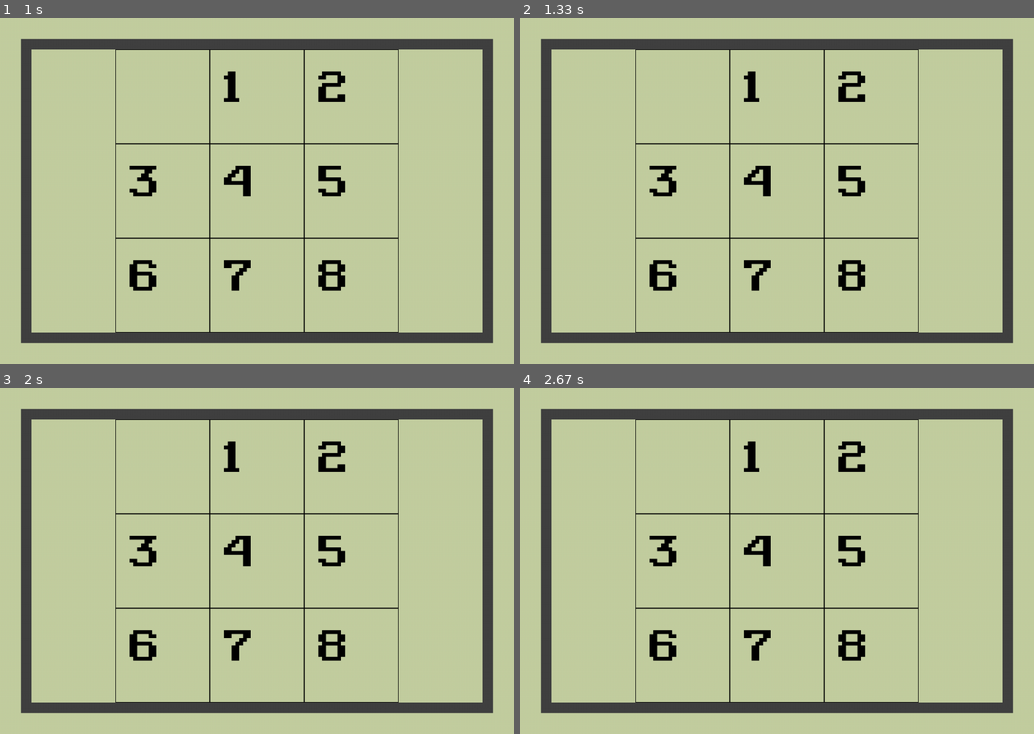
Above: before the commit, frames 1-4 (two rows, left to right).
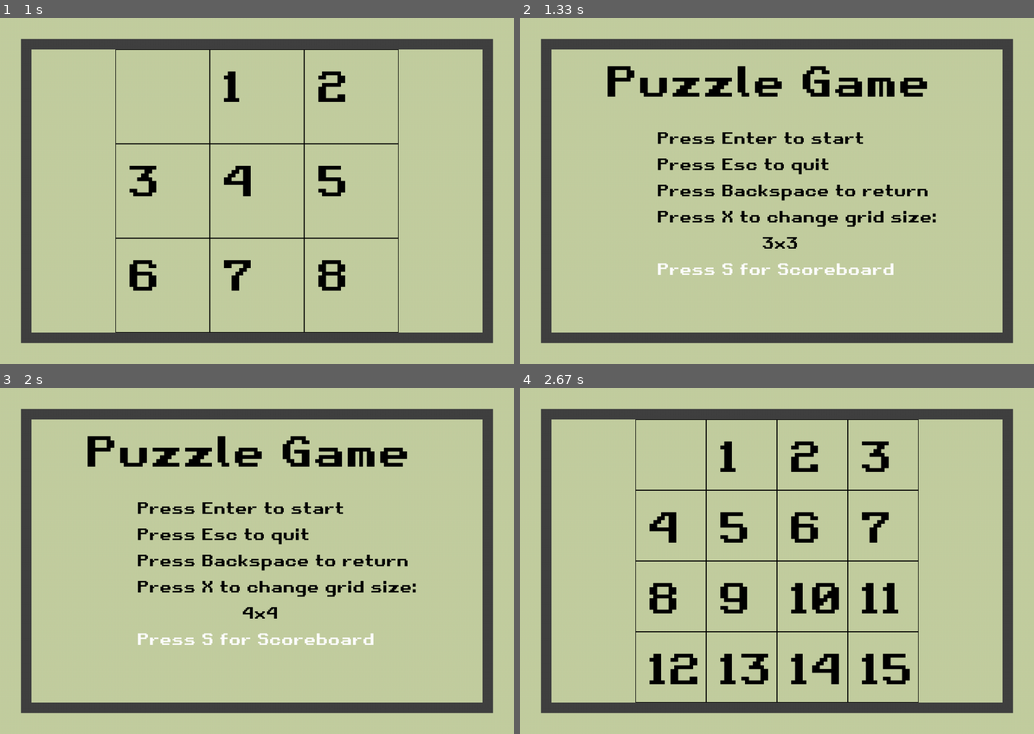
Above: after the commit, the same moments.

Repository: hugo-andriamaromanana/puzzle
Game: pygame game, started from main.py
Same seed, same stepped clock (60 frames per second), same inputs: the game is played once before the commit and once after it.
Inputs:
- Up to frame 1 (1 s): tap 1 at 0.33 s; tap Enter at 0.67 s
- Up to frame 2 (1.33 s): tap Space at 1 s
- Up to frame 3 (2 s): tap X at 1.33 s; type "ann" at 1.67 s
- Up to frame 4 (2.67 s): tap Enter at 2 s

Frame 1 is identical in both runs. In frame 2, 8.2% of the frame differs, in the area x 17-81%, y 9-91%; in frame 3, 8.2%; in frame 4, 8.5%, in the area x 22-78%, y 9-91%.

Commit message:
[ADD] Working tester

Diff:
--- a/main.py
+++ b/main.py
@@ -21,8 +21,9 @@
                     state = 'Theme'
                 if RETURN_KEYDOWN(event):
                     game_grid = init_game()
+                    WINNING_POS = [str(i) for i in range(
+                            1, settings['WIDTH_BORDER']*settings['HEIGHT_BORDER'])]+['0']
                     dynamic_font_size = modify_dynamic_font_size(settings)
-                    print(settings['CELL_SIZE'])
                     state = 'Game'
                 if X_KEYDOWN(event):
                     settings = change_grid_size(settings)
@@ -35,9 +36,22 @@
                               current_theme, dynamic_font_size)
                     score = add_score(score)
                 if not check_win(game_grid, WINNING_POS):
+                    print(score)
                     state = 'Menu'
                 # ------------------------------------------------------------
-                if BACKSPACE_KEYDOWN(event):
+                if SPACEBAR_KEYDOWN(event):
+                    game_grid=WINNING_POS
+                    draw_grid(settings, game_grid,
+                           current_theme, dynamic_font_size)
+                # ------------------------------------------------------------
+            if state == 'Win':
+
+                for event in events:
+                    running = ESC_KEYDOWN(event)
+                    if BACKSPACE_KEYDOWN(event):
                         state = 'Menu'
-                # ------------------------------------------------------------
+                    if RETURN_KEYDOWN(event):
+                        game_grid = init_game()
+                        dynamic_font_size = modify_dynamic_font_size(settings)
+                        state = 'Game'
         pygame.display.update()
--- a/pygame_functions.py
+++ b/pygame_functions.py
@@ -59,11 +59,17 @@
         settings['WIDTH_BORDER']*settings['HEIGHT_BORDER'])]
     settings['CELL_SIZE'] = int(
         math.sqrt((540*540)//(settings['WIDTH_BORDER']*settings['HEIGHT_BORDER'])))
+
     return game_grid
 
 
 def add_score(score):
     return score+1
+
+def quick_cheat(game_grid):
+    game_grid = WINNING_POS
+    return game_grid
+
 
 # ------------------------------------------------------------
 
--- a/state.py
+++ b/state.py
@@ -8,6 +8,9 @@
         return False
     return True
 
+def SPACEBAR_KEYDOWN(event):
+    if event.type == pygame.KEYDOWN and event.key == pygame.K_SPACE:
+        return True
 
 def BACKSPACE_KEYDOWN(event):
     if event.type == pygame.KEYDOWN and event.key == pygame.K_BACKSPACE:
